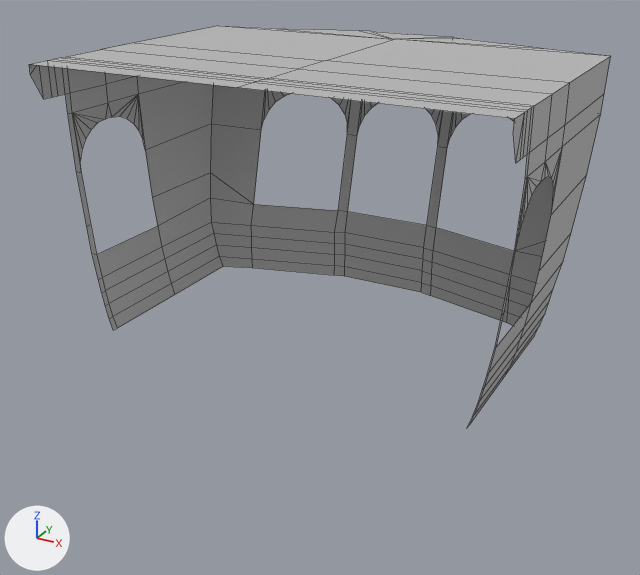
One commit to the FBX model Assets/3D/FBX/ShipLightBlocker.fbx: the scene before it, then after it.
The view is the same before and after, from a camera (50 mm lens) standing at (3.58, -6.28, 3.74) and looking at (-0.08, 0.37, 0.41). Lighting does not change. The marker at lower left points along +X, +Y and +Z. Mesh edges are drawn as thin lines. Where no turn or scale is listed for an object, it has been applied to the vertices.

The older version as bpy lines, for what is in view:
```python
me_mesh = bpy.data.meshes.new('Mesh')
me_mesh.from_pydata(...)  # 248 vertices, 229 faces; spans x -2.03..2.03, y 1.28..4.37, z -0.81..1.69
me_mesh.materials.append(mat_lightblockermat)  # grey #bcbcbc
ob_shiplightblocker = bpy.data.objects.new('ShipLightBlocker', me_mesh)
ob_shiplightblocker.location = (0.0, -2.28, 0.81)
```
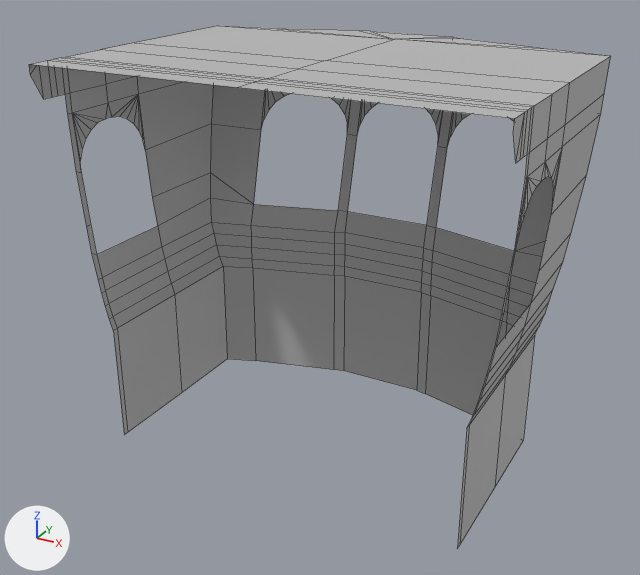
Diff of the bpy script that builds the scene:
```diff
--- a/Assets/3D/FBX/ShipLightBlocker.fbx.py
+++ b/Assets/3D/FBX/ShipLightBlocker.fbx.py
@@ me_mesh @@
 # used by ob_shiplightblocker; location = (0.0, -2.28, 0.81)
-me_mesh.from_pydata(...)  # 248 vertices, 229 faces; spans x -2.03..2.03, y 1.28..4.37, z -0.81..1.69
+me_mesh.from_pydata(...)  # 262 vertices, 242 faces; spans x -2.03..2.03, y 1.28..4.37, z -1.98..1.69
+# me_mesh part 1
+# 14 new vertices lie (0.0, 0.0, -1.17) away from vertices in x -1.76..1.76, y 1.65..3.87, z -0.81
+# 13 new faces join them
 me_mesh.materials.append(mat_lightblockermat)
```

Changed parts and their boxes [x1, y1, x2, y2] in the pictures (640 x 575 px):
'ShipLightBlocker', reshaped (30% taller): before [29, 26, 611, 428]; after [29, 26, 611, 549]
part 1 of me_mesh, added: after [113, 266, 535, 549]
